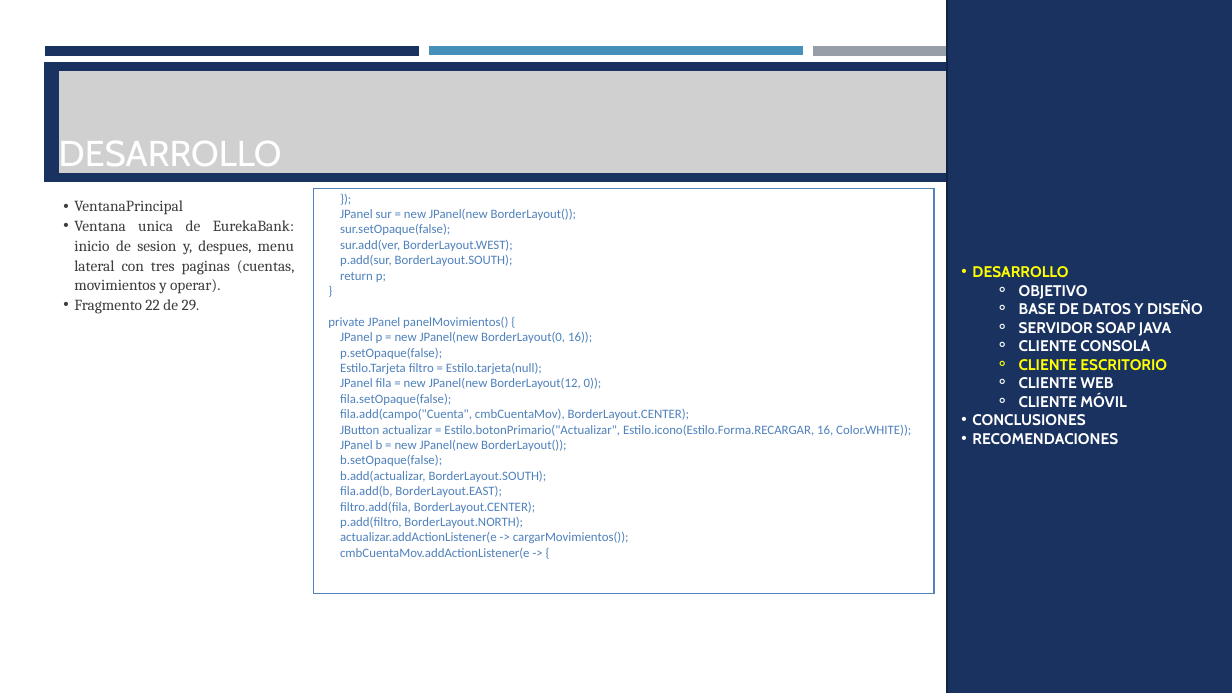
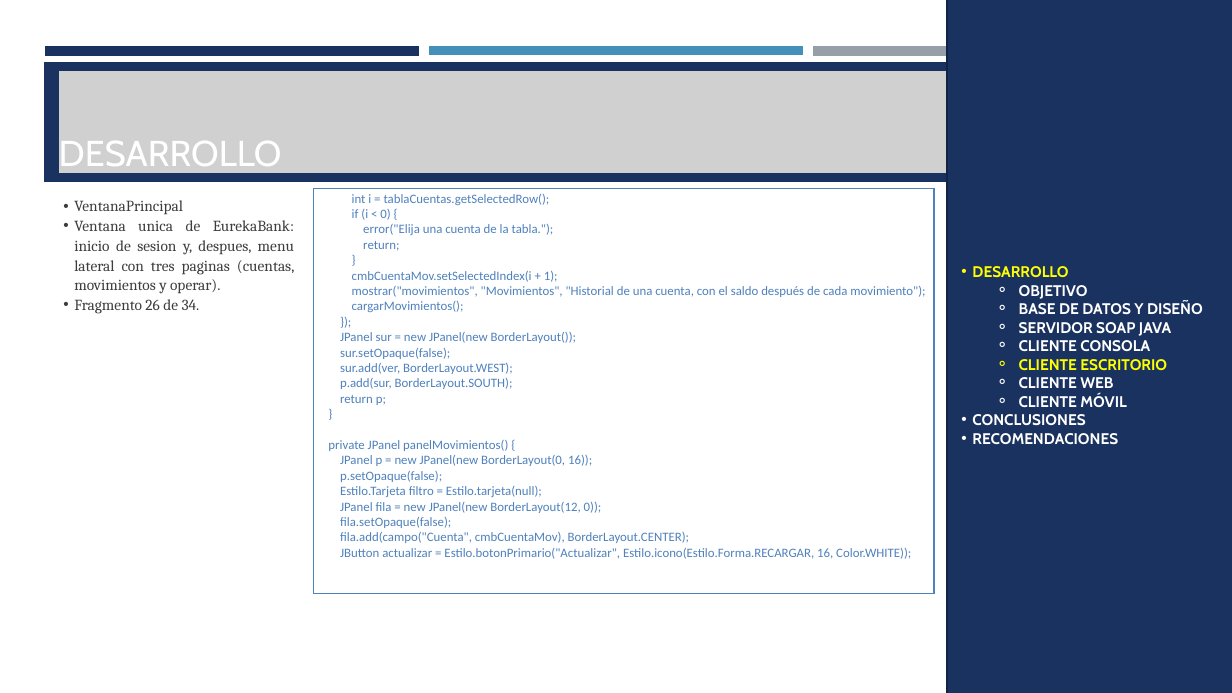
Before and after one commit to ldmoran/PAO202651_ARQSOFT_NRC36883, a slide deck: slide 98 of P1/TG1.1. PAO202651_SOAP_JAVA_EUREKABANK_NRC_36883_GR07/04. DOCUMENTACION/PRESENTACION TG1.1 EurekaBank SOAP Java con BDD LOCAL GR07.pptx (slide 94 before the commit). Drawn at 1232x693 pixels with LibreOffice and Linux fonts; fonts in the diff are those of the drawing; grey boxes stand for pictures. Boxes give left, top, right and bottom in pixels: in the first picture for what was removed or moved away, otherwise in the second. Text is boxed around its words. In the diff, an @@ line names an element or a change of style, - is before the commit and + after.

```diff
--- a/P1/TG1.1. PAO202651_SOAP_JAVA_EUREKABANK_NRC_36883_GR07/04. DOCUMENTACION/PRESENTACION TG1.1 EurekaBank SOAP Java con BDD LOCAL GR07.pptx
+++ b/P1/TG1.1. PAO202651_SOAP_JAVA_EUREKABANK_NRC_36883_GR07/04. DOCUMENTACION/PRESENTACION TG1.1 EurekaBank SOAP Java con BDD LOCAL GR07.pptx
@@ text at (352,194,925,312): paragraphs added @@
+int i = tablaCuentas.getSelectedRow();
+if (i < 0) {
+error("Elija una cuenta de la tabla.");
+return;
+}
+cmbCuentaMov.setSelectedIndex(i + 1);
+mostrar("movimientos", "Movimientos", "Historial de una cuenta, con el saldo después de cada movimiento");
+cargarMovimientos();
@@ text at (74,299,200,314): text changed @@
-  • Fragmento 22 de 29.
+  • Fragmento 26 de 34.
@@ text at (340,440,629,559): paragraphs removed @@
-JPanel b = new JPanel(new BorderLayout());
-b.setOpaque(false);
-b.add(actualizar, BorderLayout.SOUTH);
-fila.add(b, BorderLayout.EAST);
-filtro.add(fila, BorderLayout.CENTER);
-p.add(filtro, BorderLayout.NORTH);
-actualizar.addActionListener(e -> cargarMovimientos());
-cmbCuentaMov.addActionListener(e -> {
```
Also in this commit, not shown: 28 other slides changed, 5 slides added, 33 other files.
